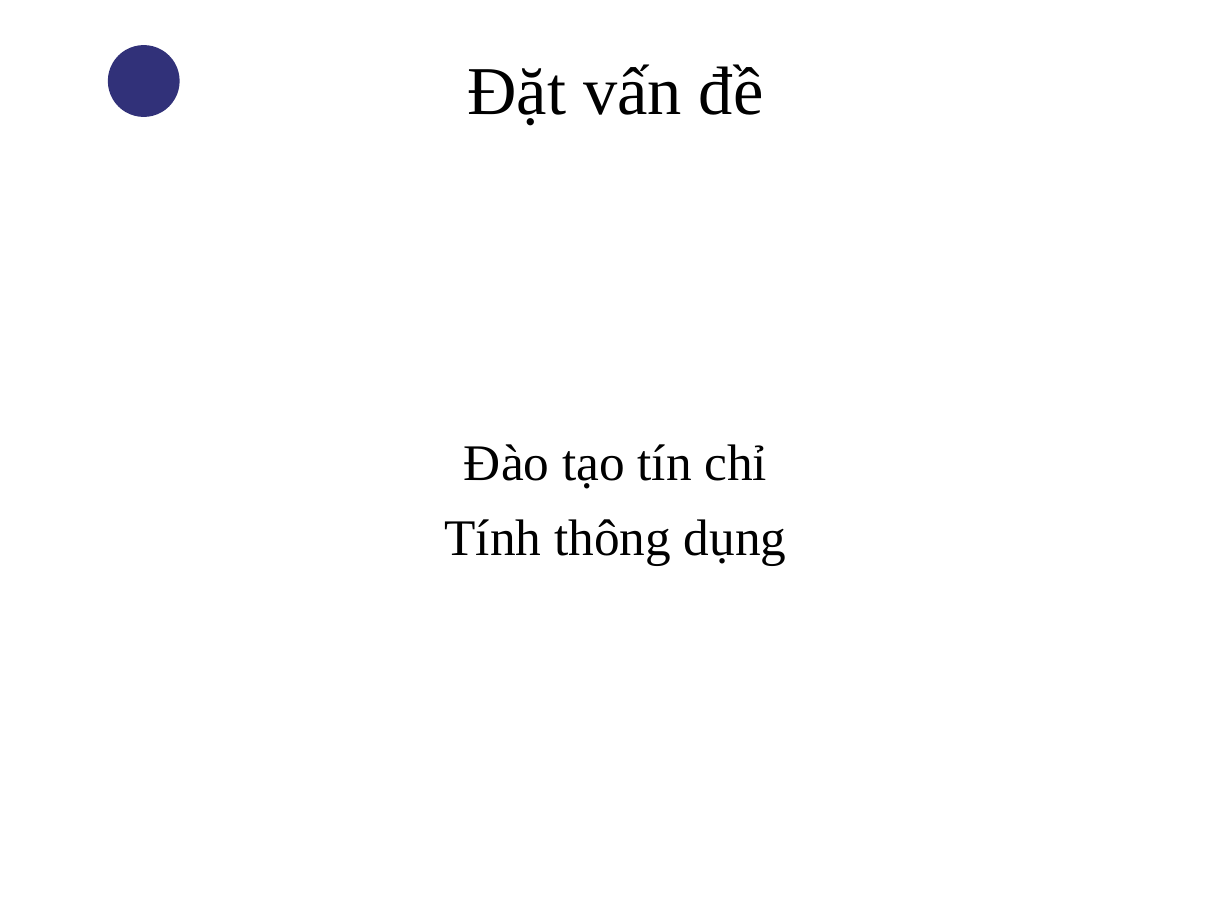
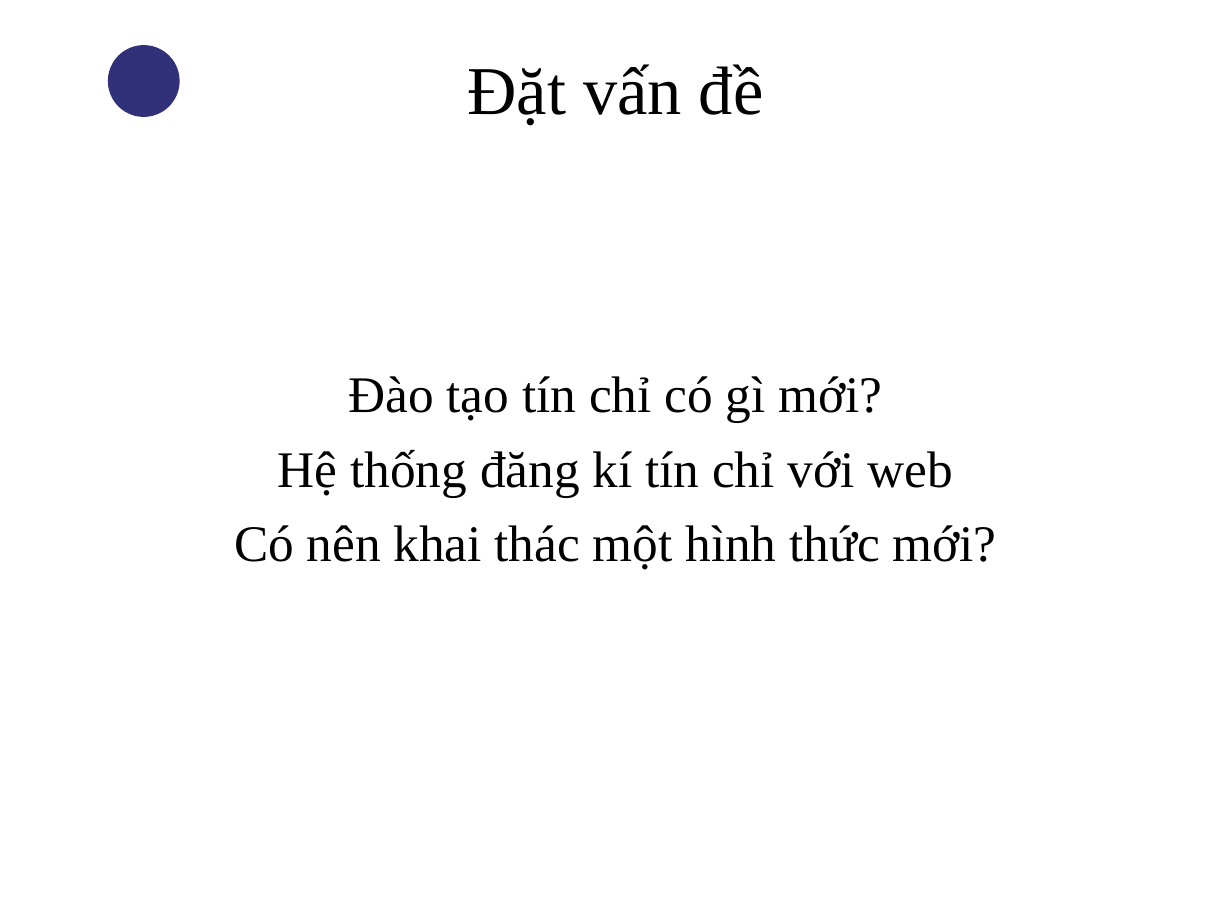
Before and after one commit to thandang/thesis-final, a slide deck: slide 2 of Reports/Slide bao cao.ppt. Drawn at 1232x924 pixels with LibreOffice and Linux fonts; fonts in the diff are those of the drawing; background and template pictures are left out. Boxes give left, top, right and bottom in pixels: in the first picture for what was removed or moved away, otherwise in the second. Text is boxed around its words. In the diff, an @@ line names an element or a change of style, - is before the commit and + after.

```diff
--- a/Reports/Slide bao cao.ppt
+++ b/Reports/Slide bao cao.ppt
@@ text at <box>234,376,997,570</box>: text changed @@
-Đào tạo tín chỉ
-Tính thông dụng
+Đào tạo tín chỉ có gì mới?
+Hệ thống đăng kí tín chỉ với web
+Có nên khai thác một hình thức mới?
```
Also in this commit, not shown: 6 other slides changed, 5 slides added, 4 slides removed.
